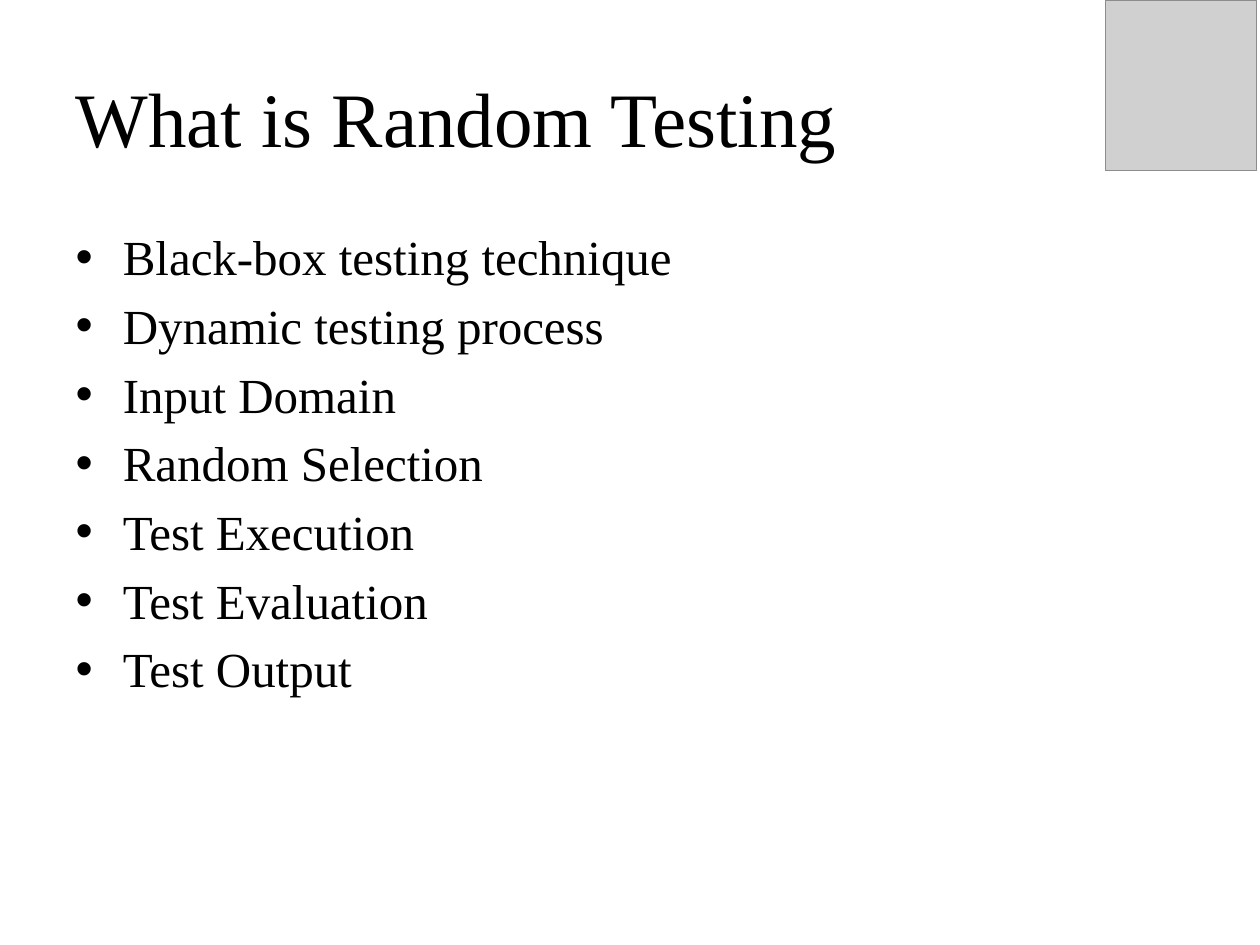
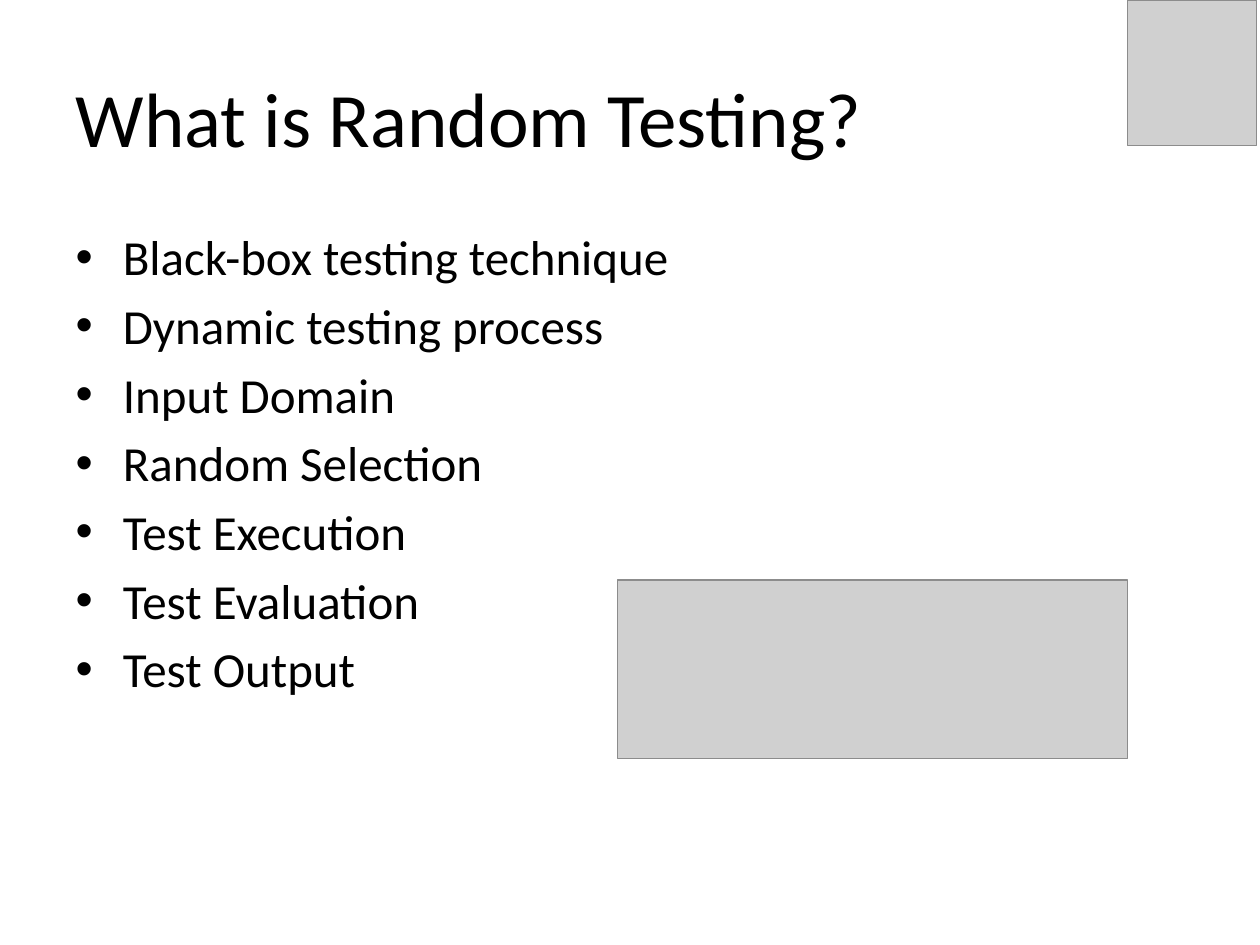
Before and after one commit to maochy/yeti-test, a slide deck: slide 5 of ThesisSeminar/newOne.pptx. Drawn at 1260x945 pixels with LibreOffice and Linux fonts; fonts in the diff are those of the drawing; grey boxes stand for pictures. Boxes give left, top, right and bottom in pixels: in the first picture for what was removed or moved away, otherwise in the second. Text is boxed around its words. In the diff, an @@ line names an element or a change of style, - is before the commit and + after.

```diff
--- a/ThesisSeminar/newOne.pptx
+++ b/ThesisSeminar/newOne.pptx
@@ picture: place and size @@
-picture at (1106, 0, 1257, 170)
+picture at (1128, 0, 1256, 146)
@@ title at (76, 93, 861, 161): text changed; font Times New Roman to Calibri @@
-What is Random Testing
+What is Random Testing?
@@ text "Black-box testing technique" at (123, 241, 668, 695): font Times New Roman to Calibri @@
@@ picture added at (617, 580, 1128, 759) @@
```
Also in this commit, not shown: 18 other slides changed, 10 slides added, 1 slide removed, 1 other file.
